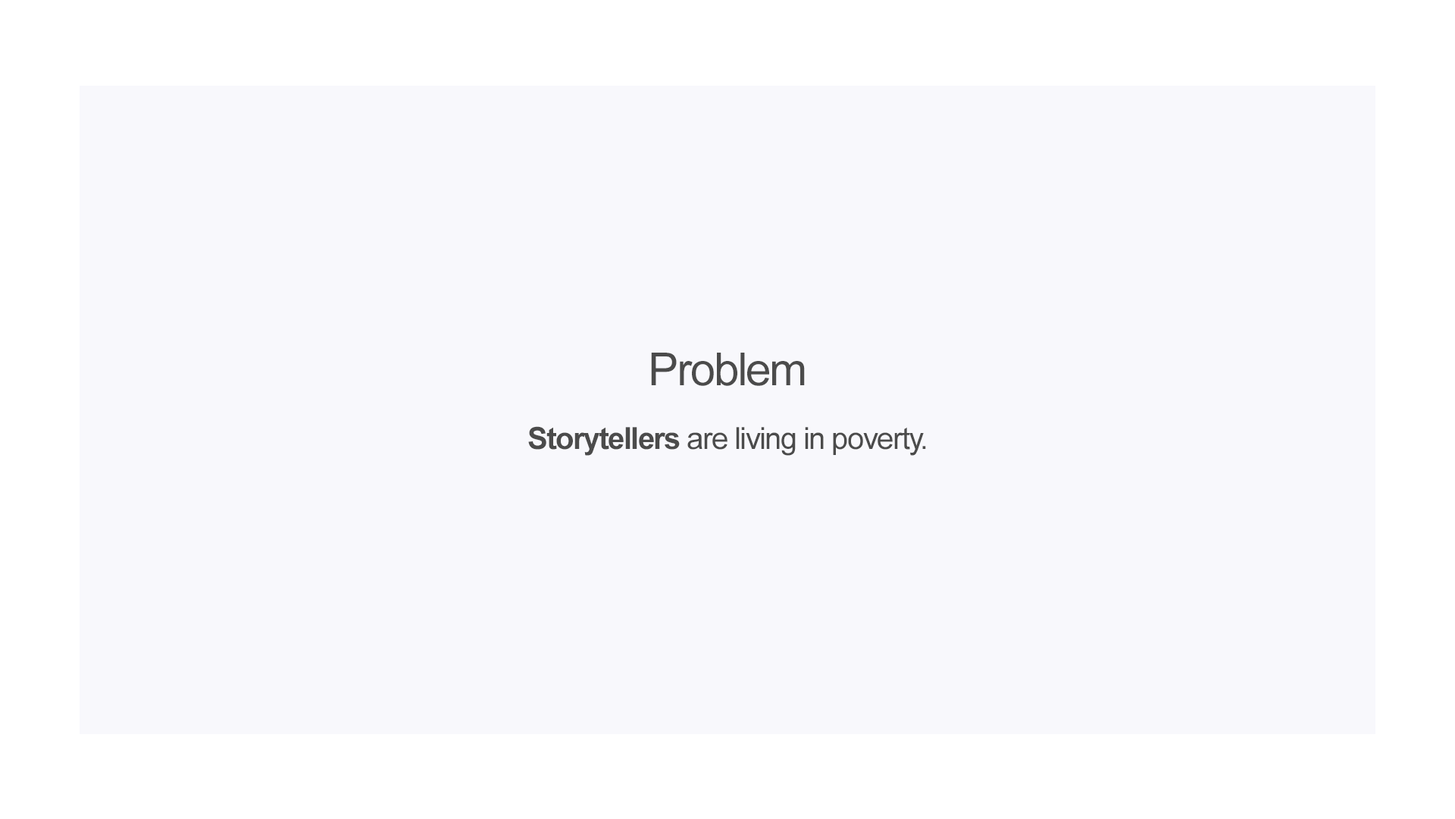
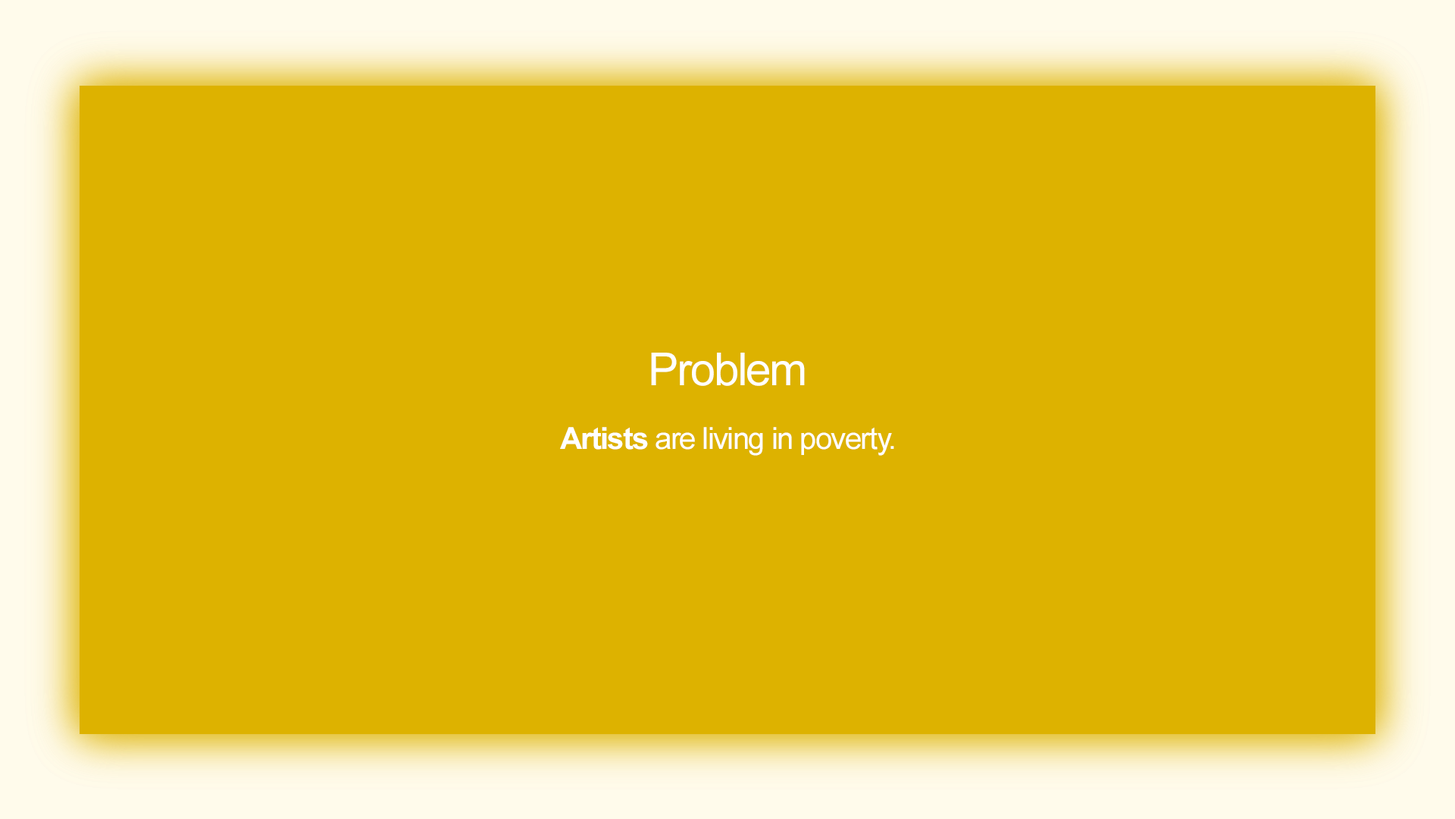
Layers edited between the first and the second 1455 × 819 image:
renamed "Storytellers are living in poverty." to "Artists are living in poverty.", painted on it over [left=528, top=425, right=927, bottom=456]
painted on "Problem" over [left=651, top=352, right=805, bottom=386]
painted on "Rectangle 2" over [left=79, top=85, right=1376, bottom=734]
removed layer "Background" over [left=0, top=0, right=1455, bottom=819]
added layer "Rectangle 2 copy 2" (80%) above "Rectangle 2 copy" over [left=24, top=30, right=1432, bottom=790]
added layer "Rectangle 2 copy" above "Layer 0" over [left=24, top=30, right=1432, bottom=790]
added layer "Layer 0" over [left=0, top=0, right=1455, bottom=819]
